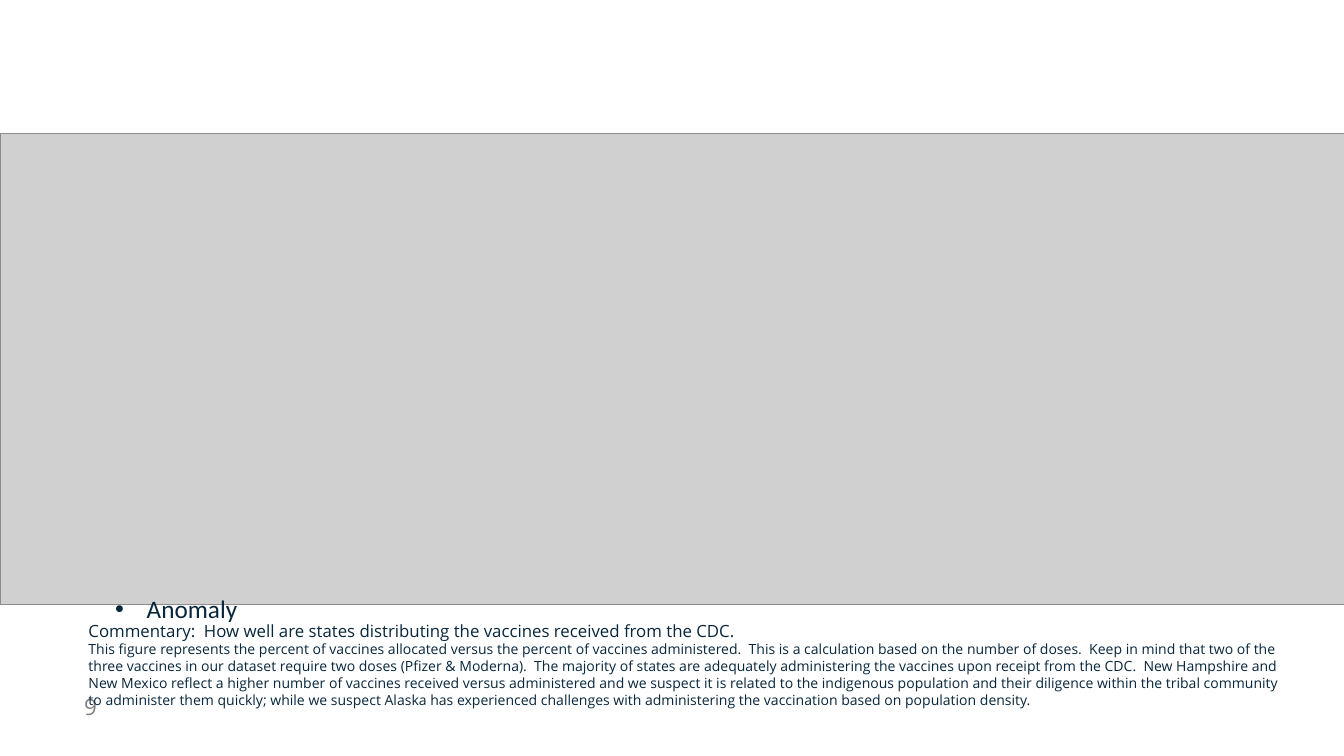
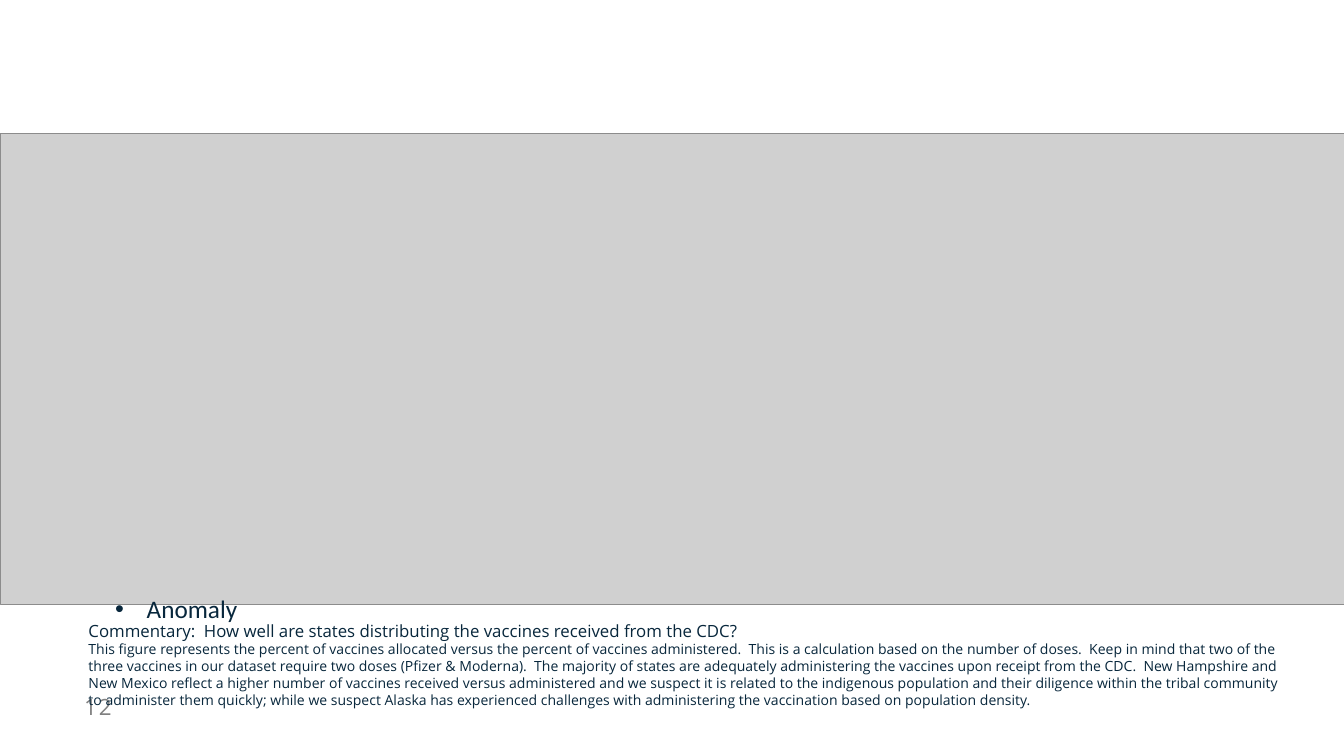
Before and after one commit to NicoleLund/covid_vaccine_availability, a slide deck: slide 12 of presentation/Project_one.pptx (slide 9 before the commit). Drawn at 1344x756 pixels with LibreOffice and Linux fonts; fonts in the diff are those of the drawing; grey boxes stand for pictures. Boxes give left, top, right and bottom in pixels: in the first picture for what was removed or moved away, otherwise in the second. Text is boxed around its words. In the diff, an @@ line names an element or a change of style, - is before the commit and + after.

```diff
--- a/presentation/Project_one.pptx
+++ b/presentation/Project_one.pptx
@@ text at [88, 624, 737, 641]: text changed @@
-Commentary: How well are states distributing the vaccines received from the CDC.
+Commentary: How well are states distributing the vaccines received from the CDC?
@@ page number at [84, 696, 112, 715]: text changed @@
-9
+12
```
Also in this commit, not shown: 5 other slides changed, 4 slides added, 11 slides removed.
